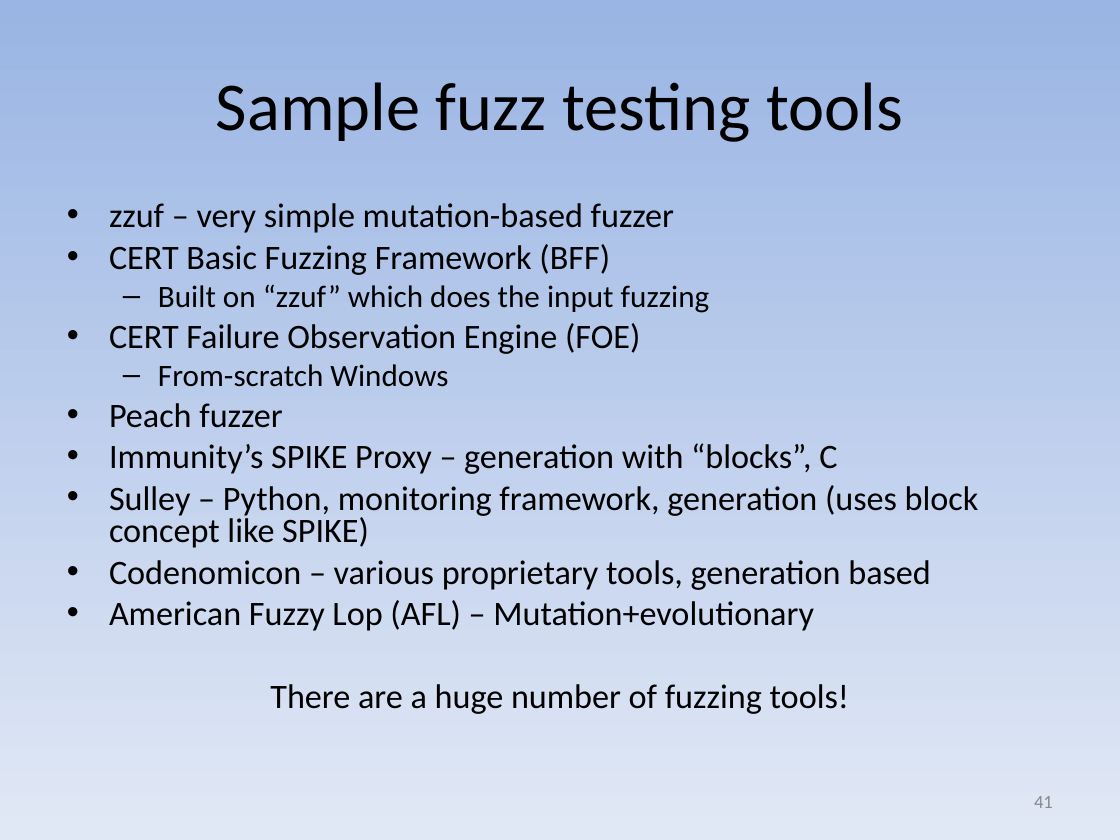
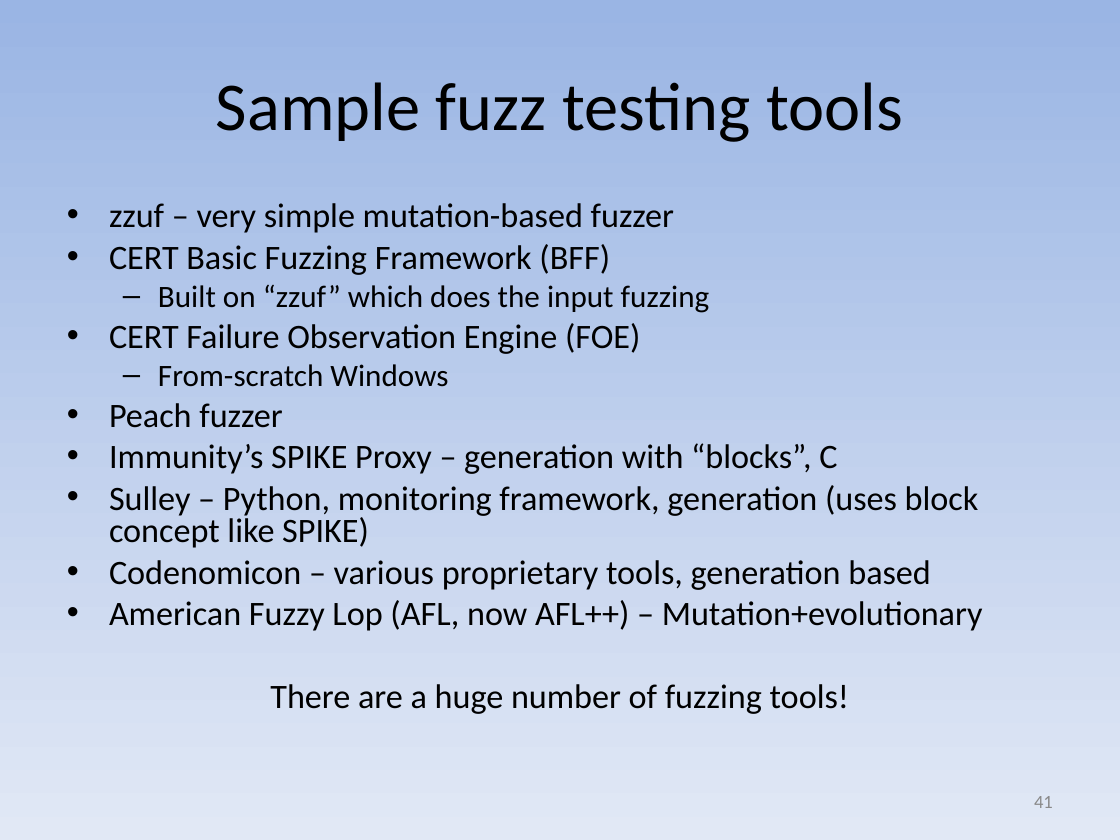
Before and after one commit to david-a-wheeler/david-a-wheeler.github.io, a slide deck: slide 41 of secure-class/presentations/Secure-Software-9-Tools.ppt. Drawn at 1120x840 pixels with LibreOffice and Linux fonts; fonts in the diff are those of the drawing. Boxes give left, top, right and bottom in pixels: in the first picture for what was removed or moved away, otherwise in the second. Text is boxed around its words. In the diff, an @@ line names an element or a change of style, - is before the commit and + after.

```diff
--- a/secure-class/presentations/Secure-Software-9-Tools.ppt
+++ b/secure-class/presentations/Secure-Software-9-Tools.ppt
@@ text at (x1=109, y1=600, x2=983, y2=631): text changed @@
-• American Fuzzy Lop (AFL) – Mutation+evolutionary
+• American Fuzzy Lop (AFL, now AFL++) – Mutation+evolutionary
```
Also in this commit, not shown: 2 other slides changed.
